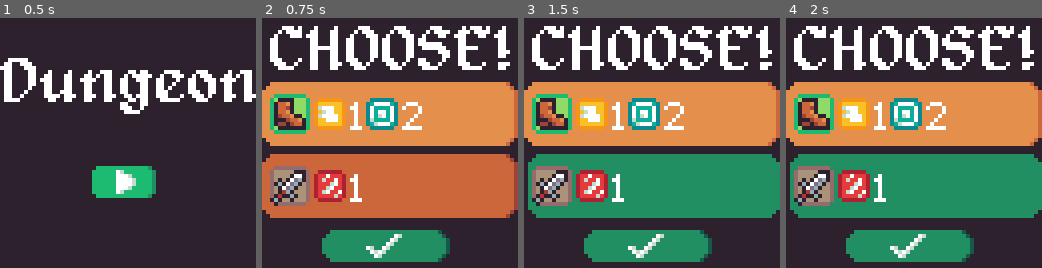
Above: before the commit, frames 1-4 (left to right).
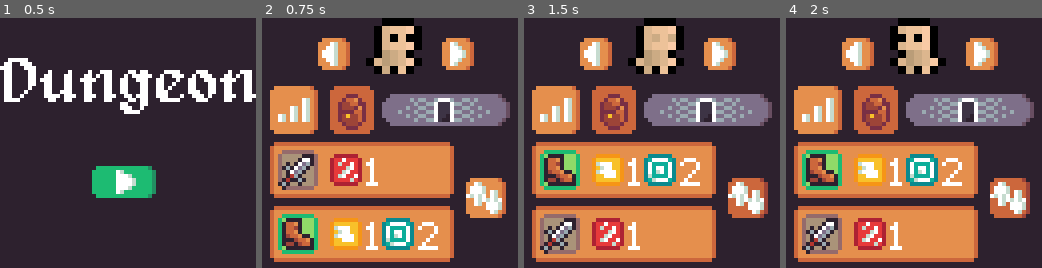
Above: after the commit, the same moments.

Repository: dyerw/Dungeon64
Game: Godot game, scene res://main.tscn
Two runs of this game, one before a commit and one after it. Both use one fixed random seed, a clock stepped at 60 frames per second and the inputs below.
Inputs (mouse positions are in pixels of both pictures, inside the frame that each line leads up to):
- Up to frame 1 (0.5 s): no input
- Up to frame 2 (0.75 s): click (384, 183) at 0.5 s
- Up to frame 3 (1.5 s): click (749, 198) at 1.27 s
- Up to frame 4 (2 s): no input

Frame 1 is identical in both runs. In frame 2, 72% of the frame differs, in the area x 0-100%, y 0-98%; in frame 3, 74%; in frame 4, 74%.

Commit message:
Item management done

Diff:
--- a/main.gd
+++ b/main.gd
@@ -3,7 +3,7 @@
 var main_menu_screen = preload("res://screens/main_menu/MainMenu.tscn")
 var party_management_screen = preload("res://screens/party_management/PartyManagement.tscn")
 var dungeon_screen = preload("res://screens/dungeon/Dungeon.tscn")
-var reward_menu_scene = preload("res://screens/reward_menu/RewardMenu.tscn")
+var reward_menu_screen = preload("res://screens/reward_menu/RewardMenu.tscn")
 
 var human = preload("res://units/Human/Human.tscn")
 var archer = preload("res://units/Archer/Archer.tscn")
@@ -13,15 +13,40 @@
 # Called when the node enters the scene tree for the first time.
 func _ready():
 	_party = [human.instance(), archer.instance()]
+	_party[0].equipped_item = {
+		"type": "sword",
+		"rarity": "common",
+		"stats": {
+			"damage": 1
+		}
+	}
 
 	var scene = main_menu_screen.instance()
-	scene.connect("play_button_pressed", self, "_play_game")
+	scene.connect("play_button_pressed", self, "_switch_to_party_management")
+	#scene.connect("play_button_pressed", self, "_play_game")
 	add_child(scene)
+
+func _switch_to_party_management():
+	remove_child(get_child(0))
+	var scene = party_management_screen.instance()
+	add_child(scene)
+	scene.initialize(
+		_party,
+		{
+			"type": "boot",
+			"rarity": "uncommon",
+			"stats": {
+				"movement": 1,
+				"attack_range": 2
+			}
+		}
+	)
 
 func _play_game():
 	print("play game!")
 	remove_child(get_child(0))
-	var scene = reward_menu_scene.instance()
+	var scene = reward_menu_screen.instance()
+	scene.connect("item_chosen", self, "_on_RewardMenu_item_chosen")
 	add_child(scene)
 	scene.initialize([
 		{
@@ -40,3 +65,6 @@
 			}
 		}
 	])
+
+func _on_RewardMenu_item_chosen(item):
+	print(item)
--- a/screens/party_management/PartyManagement.gd
+++ b/screens/party_management/PartyManagement.gd
@@ -2,25 +2,57 @@
 
 var _unit_index: int = 0
 var _units = []
+var _ground_item
 
 var archer_frames = preload("res://resources/frames/ArcherFrames.tres")
 var human_frames = preload("res://resources/frames/HumanFrames.tres")
+
+enum TabState { ITEM, STATS }
+
+onready var stats_menu = get_node("%StatsMenu")
+onready var item_menu = get_node("%ItemMenu")
+onready var stats_button = get_node("%StatsButton")
+onready var item_button = get_node("%ItemButton")
+onready var stat_display = get_node("%BlockStatDisplay")
+
+onready var held_item_slot = get_node("%HeldItemSlot")
+onready var ground_item_slot = get_node("%GroundItemSlot")
+
+var _selected_tab = null
 
 var type_to_frames = {
 	"Human": human_frames,
 	"Archer": archer_frames
 }
 
-func initialize(units):
+func _ready():
+	_select_tab(TabState.ITEM)
+
+func initialize(units, ground_item):
 	_units = units
 	_select_index(0)
+	_ground_item = ground_item
+	ground_item_slot.set_item(ground_item)
+
+func _select_tab(tab):
+	if tab == TabState.ITEM:
+		stats_menu.visible = false
+		item_menu.visible = true
+		item_button.disabled = true
+		stats_button.disabled = false
+	else:
+		stats_menu.visible = true
+		item_menu.visible = false
+		item_button.disabled = false
+		stats_button.disabled = true
 
 func _select_index(i):
 	if i > _units.size() - 1:
 		print("PartyManagement:: You fucked up your modulo math, bud")
 		return
 	_unit_index = i
-	$Panel/BlockStatDisplay.display_unit(_units[i])
+	stat_display.display_unit(_units[i])
+	held_item_slot.set_item(_units[i].equipped_item)
 	$Panel/UnitDisplay.frames = type_to_frames[_units[i].unit_name]
 
 
@@ -32,3 +64,20 @@
 func _on_LeftButton_pressed():
 	var new_idx = (_unit_index - 1) % _units.size()
 	_select_index(new_idx)
+
+
+func _on_StatsButton_pressed():
+	_select_tab(TabState.STATS)
+
+
+func _on_ItemButton_pressed():
+	_select_tab(TabState.ITEM)
+
+
+func _on_ItemSwapButton_pressed():
+	var unit = _units[_unit_index]
+	var tmp = unit.equipped_item
+	unit.equipped_item = _ground_item
+	_ground_item = tmp
+	held_item_slot.set_item(unit.equipped_item)
+	ground_item_slot.set_item(_ground_item)
--- a/screens/party_management/PartyManagement.tscn
+++ b/screens/party_management/PartyManagement.tscn
@@ -7,6 +7,16 @@
 [ext_resource path="res://images/ui/right_arrow_button.png" type="Texture" id=5]
 [ext_resource path="res://images/ui/enter_dungeon_button.png" type="Texture" id=6]
 [ext_resource path="res://screens/party_management/PartyManagement.gd" type="Script" id=7]
+[ext_resource path="res://images/ui/stats_button_pressed.png" type="Texture" id=8]
+[ext_resource path="res://images/ui/stats_button_hover.png" type="Texture" id=9]
+[ext_resource path="res://images/ui/stats_button.png" type="Texture" id=10]
+[ext_resource path="res://images/ui/item_button.png" type="Texture" id=11]
+[ext_resource path="res://images/ui/item_button_hover.png" type="Texture" id=12]
+[ext_resource path="res://images/ui/item_button_pressed.png" type="Texture" id=13]
+[ext_resource path="res://ui/item_slot/ItemSlot.tscn" type="PackedScene" id=14]
+[ext_resource path="res://images/ui/swap_button.png" type="Texture" id=15]
+[ext_resource path="res://images/ui/swap_button_hover.png" type="Texture" id=16]
+[ext_resource path="res://images/ui/swap_button_pressed.png" type="Texture" id=17]
 
 [node name="PartyManagement" type="Control"]
 script = ExtResource( 7 )
@@ -17,38 +27,102 @@
 theme = ExtResource( 1 )
 
 [node name="UnitDisplay" type="AnimatedSprite" parent="Panel"]
-position = Vector2( 34, 11 )
+position = Vector2( 34, 8 )
 scale = Vector2( 2, 2 )
 frames = ExtResource( 4 )
-frame = 3
+frame = 1
 playing = true
-
-[node name="BlockStatDisplay" parent="Panel" instance=ExtResource( 2 )]
-margin_left = 18.0
-margin_top = 22.0
-margin_right = -16.0
-margin_bottom = -24.0
 
 [node name="LeftButton" type="TextureButton" parent="Panel"]
 margin_left = 14.0
-margin_top = 8.0
+margin_top = 5.0
 margin_right = 22.0
-margin_bottom = 16.0
+margin_bottom = 13.0
 texture_normal = ExtResource( 3 )
 
 [node name="RightButton" type="TextureButton" parent="Panel"]
 margin_left = 45.0
-margin_top = 8.0
+margin_top = 5.0
 margin_right = 53.0
-margin_bottom = 16.0
+margin_bottom = 13.0
 texture_normal = ExtResource( 5 )
 
+[node name="StatsMenu" type="Control" parent="Panel"]
+unique_name_in_owner = true
+visible = false
+margin_left = -15.0
+margin_top = 10.0
+margin_right = 25.0
+margin_bottom = 50.0
+
+[node name="BlockStatDisplay" parent="Panel/StatsMenu" instance=ExtResource( 2 )]
+unique_name_in_owner = true
+margin_left = 18.0
+margin_top = 22.0
+margin_right = -16.0
+margin_bottom = -18.0
+
+[node name="ItemMenu" type="Control" parent="Panel"]
+unique_name_in_owner = true
+margin_left = -15.0
+margin_top = 10.0
+margin_right = 25.0
+margin_bottom = 50.0
+
+[node name="HeldItemSlot" parent="Panel/ItemMenu" instance=ExtResource( 14 )]
+unique_name_in_owner = true
+margin_left = 17.0
+margin_top = 21.0
+margin_right = -15.0
+margin_bottom = -19.0
+
+[node name="GroundItemSlot" parent="Panel/ItemMenu" instance=ExtResource( 14 )]
+unique_name_in_owner = true
+margin_left = 17.0
+margin_top = 37.0
+margin_right = -15.0
+margin_bottom = -3.0
+
+[node name="ItemSwapButton" type="TextureButton" parent="Panel/ItemMenu"]
+margin_left = 66.0
+margin_top = 30.0
+margin_right = 76.0
+margin_bottom = 40.0
+texture_normal = ExtResource( 15 )
+texture_pressed = ExtResource( 17 )
+texture_hover = ExtResource( 16 )
+
 [node name="EnterDungeonButton" type="TextureButton" parent="Panel"]
-margin_left = 17.0
-margin_top = 53.0
-margin_right = 49.0
-margin_bottom = 61.0
+margin_left = 30.0
+margin_top = 19.0
+margin_right = 62.0
+margin_bottom = 27.0
 texture_normal = ExtResource( 6 )
+
+[node name="StatsButton" type="TextureButton" parent="Panel"]
+unique_name_in_owner = true
+margin_left = 2.0
+margin_top = 17.0
+margin_right = 14.0
+margin_bottom = 29.0
+texture_normal = ExtResource( 10 )
+texture_pressed = ExtResource( 8 )
+texture_hover = ExtResource( 9 )
+texture_disabled = ExtResource( 8 )
+
+[node name="ItemButton" type="TextureButton" parent="Panel"]
+unique_name_in_owner = true
+margin_left = 16.0
+margin_top = 17.0
+margin_right = 28.0
+margin_bottom = 29.0
+texture_normal = ExtResource( 11 )
+texture_pressed = ExtResource( 13 )
+texture_hover = ExtResource( 12 )
+texture_disabled = ExtResource( 13 )
 
 [connection signal="pressed" from="Panel/LeftButton" to="." method="_on_LeftButton_pressed"]
 [connection signal="pressed" from="Panel/RightButton" to="." method="_on_RightButton_pressed"]
+[connection signal="pressed" from="Panel/ItemMenu/ItemSwapButton" to="." method="_on_ItemSwapButton_pressed"]
+[connection signal="pressed" from="Panel/StatsButton" to="." method="_on_StatsButton_pressed"]
+[connection signal="pressed" from="Panel/ItemButton" to="." method="_on_ItemButton_pressed"]
--- a/screens/reward_menu/RewardMenu.gd
+++ b/screens/reward_menu/RewardMenu.gd
@@ -1,52 +1,32 @@
 extends Control
 
-var health_stat_display = preload("res://ui/stat_display/HealthStatDisplay.tscn")
-var movement_stat_display = preload("res://ui/stat_display/MovementStatDisplay.tscn")
-var range_stat_display = preload("res://ui/stat_display/RangeStatDisplay.tscn")
-var damage_stat_display = preload("res://ui/stat_display/DamageStatDisplay.tscn")
+signal item_chosen
 
 var selected_button_texture = preload("res://images/ui/screen_wide_button_selected.png")
 
-var stat_to_display = {
-	"damage": damage_stat_display,
-	"movement": movement_stat_display,
-	"health": health_stat_display,
-	"attack_range": range_stat_display
-}
-
+var _items = []
 var _selected_item = null
 
 onready var button_one = get_node("%ItemOneButton")
 onready var button_two = get_node("%ItemTwoButton")
-onready var item_display_one = get_node("%ItemOneDisplay")
-onready var item_display_two = get_node("%ItemTwoDisplay")
+onready var item_display_one = get_node("%ItemOneStatsDisplay")
+onready var item_display_two = get_node("%ItemTwoStatsDisplay")
+onready var continue_button = get_node("%ContinueButton")
 
 
 func initialize(items):
-	item_display_one.set_item(items[0]["rarity"], items[0]["type"])
-	display_stats(items[0], button_one)
-
-	item_display_two.set_item(items[1]["rarity"], items[1]["type"])
-	display_stats(items[1], button_two)
-
-
-func display_stats(item, button):
-	var left_margin = 13
-	var i = 0
-	for stat in item.stats:
-		var stat_display = stat_to_display[stat].instance()
-		stat_display.set_value(item.stats[stat])
-		button.add_child(stat_display)
-		stat_display.rect_position = Vector2(13 + i * left_margin, 4)
-		stat_display.mouse_filter = MOUSE_FILTER_PASS
-		i += 1
-
+	_items = items
+	item_display_one.set_item(items[0])
+	item_display_two.set_item(items[1])
 
 func _select_item(i):
+	continue_button.disabled = false
 	if i == 0:
+		_selected_item = _items[0]
 		button_one.disabled = true
 		button_two.disabled = false
 	else:
+		_selected_item = _items[1]
 		button_one.disabled = false
 		button_two.disabled = true
 
@@ -57,3 +37,7 @@
 
 func _on_ItemTwoButton_pressed():
 	_select_item(1)
+
+
+func _on_ContinueButton_pressed():
+	emit_signal("item_chosen", _selected_item)
--- a/screens/reward_menu/RewardMenu.tscn
+++ b/screens/reward_menu/RewardMenu.tscn
@@ -1,16 +1,17 @@
-[gd_scene load_steps=13 format=2]
+[gd_scene load_steps=14 format=2]
 
 [ext_resource path="res://theme.tres" type="Theme" id=1]
 [ext_resource path="res://images/ui/screen_wide_button_selected.png" type="Texture" id=2]
 [ext_resource path="res://images/ui/check_button.png" type="Texture" id=3]
 [ext_resource path="res://fonts/alagard.ttf" type="DynamicFontData" id=4]
-[ext_resource path="res://ui/item_display/ItemDisplay.tscn" type="PackedScene" id=5]
+[ext_resource path="res://ui/item_stats_display/ItemStatsDisplay.tscn" type="PackedScene" id=5]
 [ext_resource path="res://images/ui/screen_wide_button.png" type="Texture" id=6]
 [ext_resource path="res://images/ui/screen_wide_button_pushed.png" type="Texture" id=7]
 [ext_resource path="res://images/ui/screen_wide_button_hover.png" type="Texture" id=8]
 [ext_resource path="res://screens/reward_menu/RewardMenu.gd" type="Script" id=9]
 [ext_resource path="res://images/ui/check_button_hover.png" type="Texture" id=10]
 [ext_resource path="res://images/ui/check_button_pressed.png" type="Texture" id=11]
+[ext_resource path="res://images/ui/check_button_disabled.png" type="Texture" id=12]
 
 [sub_resource type="DynamicFont" id=1]
 font_data = ExtResource( 4 )
@@ -43,12 +44,12 @@
 texture_hover = ExtResource( 8 )
 texture_disabled = ExtResource( 2 )
 
-[node name="ItemOneDisplay" parent="BackgroundPanel/ItemOneButton" instance=ExtResource( 5 )]
+[node name="ItemOneStatsDisplay" parent="BackgroundPanel/ItemOneButton" instance=ExtResource( 5 )]
 unique_name_in_owner = true
 margin_left = 2.0
 margin_top = 3.0
-margin_right = -52.0
-margin_bottom = -3.0
+margin_right = 2.0
+margin_bottom = 3.0
 mouse_filter = 1
 
 [node name="ItemTwoButton" type="TextureButton" parent="BackgroundPanel"]
@@ -61,22 +62,26 @@
 texture_hover = ExtResource( 8 )
 texture_disabled = ExtResource( 2 )
 
-[node name="ItemTwoDisplay" parent="BackgroundPanel/ItemTwoButton" instance=ExtResource( 5 )]
+[node name="ItemTwoStatsDisplay" parent="BackgroundPanel/ItemTwoButton" instance=ExtResource( 5 )]
 unique_name_in_owner = true
 margin_left = 2.0
 margin_top = 3.0
-margin_right = -52.0
-margin_bottom = -3.0
+margin_right = 2.0
+margin_bottom = 3.0
 mouse_filter = 1
 
 [node name="ContinueButton" type="TextureButton" parent="BackgroundPanel"]
+unique_name_in_owner = true
 margin_left = 15.0
 margin_top = 53.0
 margin_right = 47.0
 margin_bottom = 61.0
+disabled = true
 texture_normal = ExtResource( 3 )
 texture_pressed = ExtResource( 11 )
 texture_hover = ExtResource( 10 )
+texture_disabled = ExtResource( 12 )
 
 [connection signal="pressed" from="BackgroundPanel/ItemOneButton" to="." method="_on_ItemOneButton_pressed"]
 [connection signal="pressed" from="BackgroundPanel/ItemTwoButton" to="." method="_on_ItemTwoButton_pressed"]
+[connection signal="pressed" from="BackgroundPanel/ContinueButton" to="." method="_on_ContinueButton_pressed"]
--- a/ui/item_display/ItemDisplay.gd
+++ b/ui/item_display/ItemDisplay.gd
@@ -18,6 +18,6 @@
 	"sword": sword_texture
 }
 
-func set_item(rarity, type):
-	$RarityBackground.texture = rarity_to_texture[rarity]
-	$ItemImage.texture = item_to_texture[type]
+func set_item(item):
+	$RarityBackground.texture = rarity_to_texture[item["rarity"]]
+	$ItemImage.texture = item_to_texture[item["type"]]
--- /dev/null
+++ b/ui/item_slot/ItemSlot.gd
@@ -0,0 +1,16 @@
+extends Control
+
+onready var empty_texture = preload("res://images/ui/item_slot_empty.png")
+onready var filled_texture = preload("res://images/ui/item_slot.png")
+
+func clear():
+	$ItemStatsDisplay.visible = false
+	$SlotBackground.texture = empty_texture
+
+func set_item(item):
+	if item == null:
+		clear()
+		return
+	$ItemStatsDisplay.set_item(item)
+	$ItemStatsDisplay.visible = true
+	$SlotBackground.texture = filled_texture
--- /dev/null
+++ b/ui/item_slot/ItemSlot.tscn
@@ -0,0 +1,24 @@
+[gd_scene load_steps=4 format=2]
+
+[ext_resource path="res://images/ui/item_slot.png" type="Texture" id=1]
+[ext_resource path="res://ui/item_stats_display/ItemStatsDisplay.tscn" type="PackedScene" id=2]
+[ext_resource path="res://ui/item_slot/ItemSlot.gd" type="Script" id=3]
+
+[node name="ItemSlot" type="Control"]
+anchor_right = 1.0
+anchor_bottom = 1.0
+margin_right = -32.0
+margin_bottom = -50.0
+script = ExtResource( 3 )
+
+[node name="SlotBackground" type="TextureRect" parent="."]
+margin_right = 32.0
+margin_bottom = 14.0
+texture = ExtResource( 1 )
+
+[node name="ItemStatsDisplay" parent="." instance=ExtResource( 2 )]
+margin_left = 2.0
+margin_top = 2.0
+margin_right = 2.0
+margin_bottom = 2.0
+mouse_filter = 1
--- /dev/null
+++ b/ui/item_stats_display/ItemStatsDisplay.gd
@@ -0,0 +1,35 @@
+extends Control
+
+var health_stat_display = preload("res://ui/stat_display/HealthStatDisplay.tscn")
+var movement_stat_display = preload("res://ui/stat_display/MovementStatDisplay.tscn")
+var range_stat_display = preload("res://ui/stat_display/RangeStatDisplay.tscn")
+var damage_stat_display = preload("res://ui/stat_display/DamageStatDisplay.tscn")
+
+var _stats_children = []
+
+var stat_to_display = {
+	"damage": damage_stat_display,
+	"movement": movement_stat_display,
+	"health": health_stat_display,
+	"attack_range": range_stat_display
+}
+
+func set_item(item):
+	$ItemDisplay.set_item(item)
+	display_stats(item)
+
+func display_stats(item):
+	for c in _stats_children:
+		remove_child(c)
+		c.queue_free()
+	_stats_children = []
+	var left_margin = 13
+	var i = 0
+	for stat in item.stats:
+		var stat_display = stat_to_display[stat].instance()
+		stat_display.set_value(item.stats[stat])
+		add_child(stat_display)
+		stat_display.rect_position = Vector2(13 + i * left_margin, 1)
+		stat_display.mouse_filter = MOUSE_FILTER_PASS
+		_stats_children.push_back(stat_display)
+		i += 1
--- /dev/null
+++ b/ui/item_stats_display/ItemStatsDisplay.tscn
@@ -0,0 +1,12 @@
+[gd_scene load_steps=3 format=2]
+
+[ext_resource path="res://ui/item_display/ItemDisplay.tscn" type="PackedScene" id=1]
+[ext_resource path="res://ui/item_stats_display/ItemStatsDisplay.gd" type="Script" id=2]
+
+[node name="ItemStatsDisplay" type="Control"]
+anchor_right = 1.0
+anchor_bottom = 1.0
+script = ExtResource( 2 )
+
+[node name="ItemDisplay" parent="." instance=ExtResource( 1 )]
+mouse_filter = 1
--- a/ui/stat_display/BaseStatDisplay.tscn
+++ b/ui/stat_display/BaseStatDisplay.tscn
@@ -7,7 +7,7 @@
 [node name="BaseStatDisplay" type="Control"]
 anchor_right = 1.0
 anchor_bottom = 1.0
-margin_right = -47.0
+margin_right = -50.0
 margin_bottom = -56.0
 script = ExtResource( 3 )
 
--- a/units/Archer/Archer.tscn
+++ b/units/Archer/Archer.tscn
@@ -2,50 +2,6 @@
 
 [ext_resource path="res://units/BaseUnit/BaseUnit.tscn" type="PackedScene" id=1]
 [ext_resource path="res://images/archer.png" type="Texture" id=2]
-
-[sub_resource type="AtlasTexture" id=1]
-atlas = ExtResource( 2 )
-region = Rect2( 0, 0, 10, 10 )
-
-[sub_resource type="AtlasTexture" id=2]
-atlas = ExtResource( 2 )
-region = Rect2( 10, 0, 10, 10 )
-
-[sub_resource type="AtlasTexture" id=3]
-atlas = ExtResource( 2 )
-region = Rect2( 20, 0, 10, 10 )
-
-[sub_resource type="AtlasTexture" id=4]
-atlas = ExtResource( 2 )
-region = Rect2( 30, 0, 10, 10 )
-
-[sub_resource type="AtlasTexture" id=5]
-atlas = ExtResource( 2 )
-region = Rect2( 40, 0, 10, 10 )
-
-[sub_resource type="AtlasTexture" id=6]
-atlas = ExtResource( 2 )
-region = Rect2( 50, 0, 10, 10 )
-
-[sub_resource type="AtlasTexture" id=7]
-atlas = ExtResource( 2 )
-region = Rect2( 60, 0, 10, 10 )
-
-[sub_resource type="AtlasTexture" id=8]
-atlas = ExtResource( 2 )
-region = Rect2( 230, 0, 10, 10 )
-
-[sub_resource type="AtlasTexture" id=9]
-atlas = ExtResource( 2 )
-region = Rect2( 240, 0, 10, 10 )
-
-[sub_resource type="AtlasTexture" id=10]
-atlas = ExtResource( 2 )
-region = Rect2( 250, 0, 10, 10 )
-
-[sub_resource type="AtlasTexture" id=11]
-atlas = ExtResource( 2 )
-region = Rect2( 260, 0, 10, 10 )
 
 [sub_resource type="AtlasTexture" id=12]
 atlas = ExtResource( 2 )
@@ -111,9 +67,58 @@
 atlas = ExtResource( 2 )
 region = Rect2( 220, 0, 10, 10 )
 
+[sub_resource type="AtlasTexture" id=1]
+atlas = ExtResource( 2 )
+region = Rect2( 0, 0, 10, 10 )
+
+[sub_resource type="AtlasTexture" id=2]
+atlas = ExtResource( 2 )
+region = Rect2( 10, 0, 10, 10 )
+
+[sub_resource type="AtlasTexture" id=3]
+atlas = ExtResource( 2 )
+region = Rect2( 20, 0, 10, 10 )
+
+[sub_resource type="AtlasTexture" id=4]
+atlas = ExtResource( 2 )
+region = Rect2( 30, 0, 10, 10 )
+
+[sub_resource type="AtlasTexture" id=5]
+atlas = ExtResource( 2 )
+region = Rect2( 40, 0, 10, 10 )
+
+[sub_resource type="AtlasTexture" id=6]
+atlas = ExtResource( 2 )
+region = Rect2( 50, 0, 10, 10 )
+
+[sub_resource type="AtlasTexture" id=7]
+atlas = ExtResource( 2 )
+region = Rect2( 60, 0, 10, 10 )
+
+[sub_resource type="AtlasTexture" id=8]
+atlas = ExtResource( 2 )
+region = Rect2( 230, 0, 10, 10 )
+
+[sub_resource type="AtlasTexture" id=9]
+atlas = ExtResource( 2 )
+region = Rect2( 240, 0, 10, 10 )
+
+[sub_resource type="AtlasTexture" id=10]
+atlas = ExtResource( 2 )
+region = Rect2( 250, 0, 10, 10 )
+
+[sub_resource type="AtlasTexture" id=11]
+atlas = ExtResource( 2 )
+region = Rect2( 260, 0, 10, 10 )
+
 [sub_resource type="SpriteFrames" id=28]
 resource_local_to_scene = true
 animations = [ {
+"frames": [ SubResource( 12 ), SubResource( 13 ), SubResource( 14 ), SubResource( 15 ), SubResource( 16 ), SubResource( 17 ), SubResource( 18 ), SubResource( 19 ), SubResource( 20 ), SubResource( 21 ), SubResource( 22 ), SubResource( 23 ), SubResource( 24 ), SubResource( 25 ), SubResource( 26 ), SubResource( 27 ) ],
+"loop": true,
+"name": "attack",
+"speed": 5.0
+}, {
 "frames": [ SubResource( 1 ), SubResource( 2 ), SubResource( 3 ), SubResource( 4 ), SubResource( 5 ), SubResource( 6 ), SubResource( 7 ) ],
 "loop": true,
 "name": "default",
@@ -122,11 +127,6 @@
 "frames": [ SubResource( 8 ), SubResource( 8 ), SubResource( 9 ), SubResource( 9 ), SubResource( 10 ), SubResource( 10 ), SubResource( 11 ), SubResource( 11 ) ],
 "loop": true,
 "name": "move",
-"speed": 5.0
-}, {
-"frames": [ SubResource( 12 ), SubResource( 13 ), SubResource( 14 ), SubResource( 15 ), SubResource( 16 ), SubResource( 17 ), SubResource( 18 ), SubResource( 19 ), SubResource( 20 ), SubResource( 21 ), SubResource( 22 ), SubResource( 23 ), SubResource( 24 ), SubResource( 25 ), SubResource( 26 ), SubResource( 27 ) ],
-"loop": true,
-"name": "attack",
 "speed": 5.0
 } ]
 
@@ -140,5 +140,6 @@
 
 [node name="AnimatedSprite" parent="." index="0"]
 frames = SubResource( 28 )
+frame = 1
 speed_scale = 2.0
 playing = true
--- a/units/BaseUnit/BaseUnit.gd
+++ b/units/BaseUnit/BaseUnit.gd
@@ -12,6 +12,8 @@
 var remaining_attacks: int
 var current_health: int setget set_current_health
 var is_moving
+
+var equipped_item = null
 
 # While units do things that should disable controls
 # they can request and release controls
Binary file added: images/ui/check_button_disabled.png
Not shown, added: images/ui/check_button_disabled.png.import
Binary file added: images/ui/item_button.png
Not shown, added: images/ui/item_button.png.import
Binary file added: images/ui/item_button_hover.png
Not shown, added: images/ui/item_button_hover.png.import
Binary file added: images/ui/item_button_pressed.png
Not shown, added: images/ui/item_button_pressed.png.import
Binary file added: images/ui/item_slot.png
Not shown, added: images/ui/item_slot.png.import
Binary file added: images/ui/item_slot_empty.png
Not shown, added: images/ui/item_slot_empty.png.import
(and 13 more such lines)
